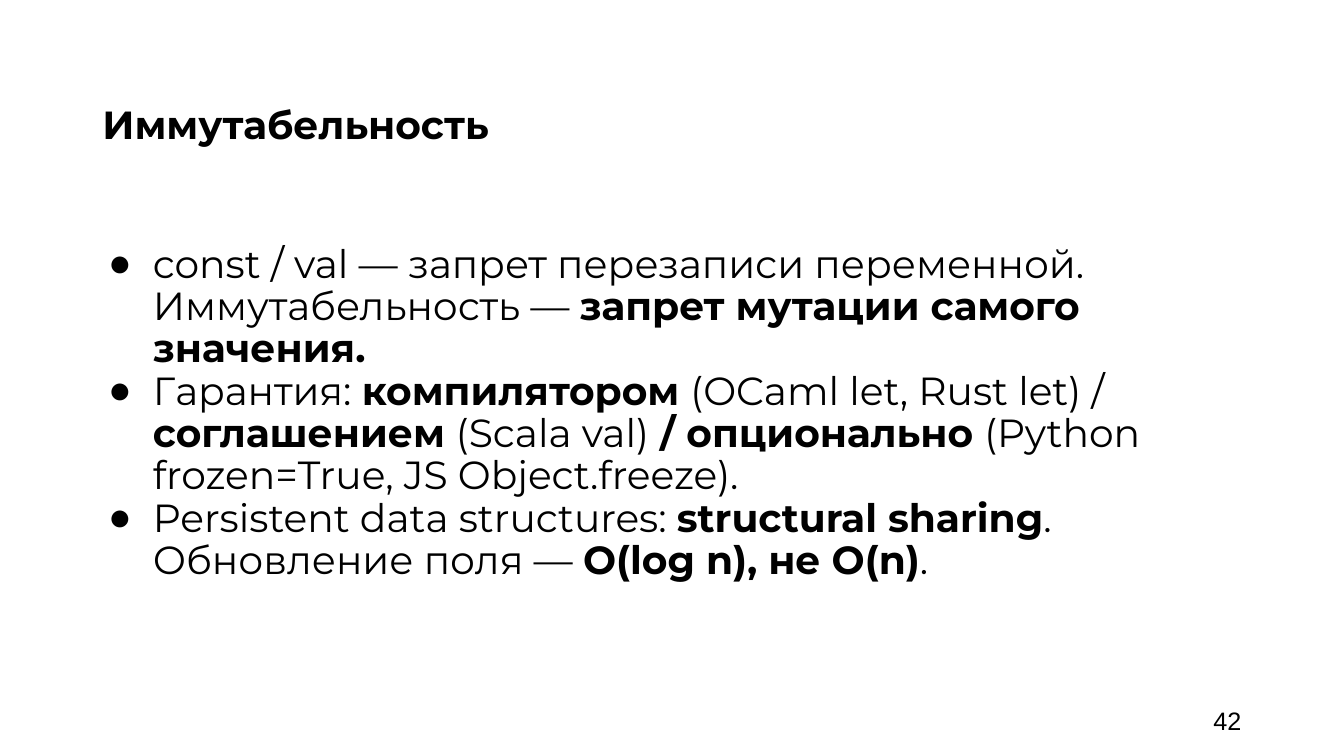
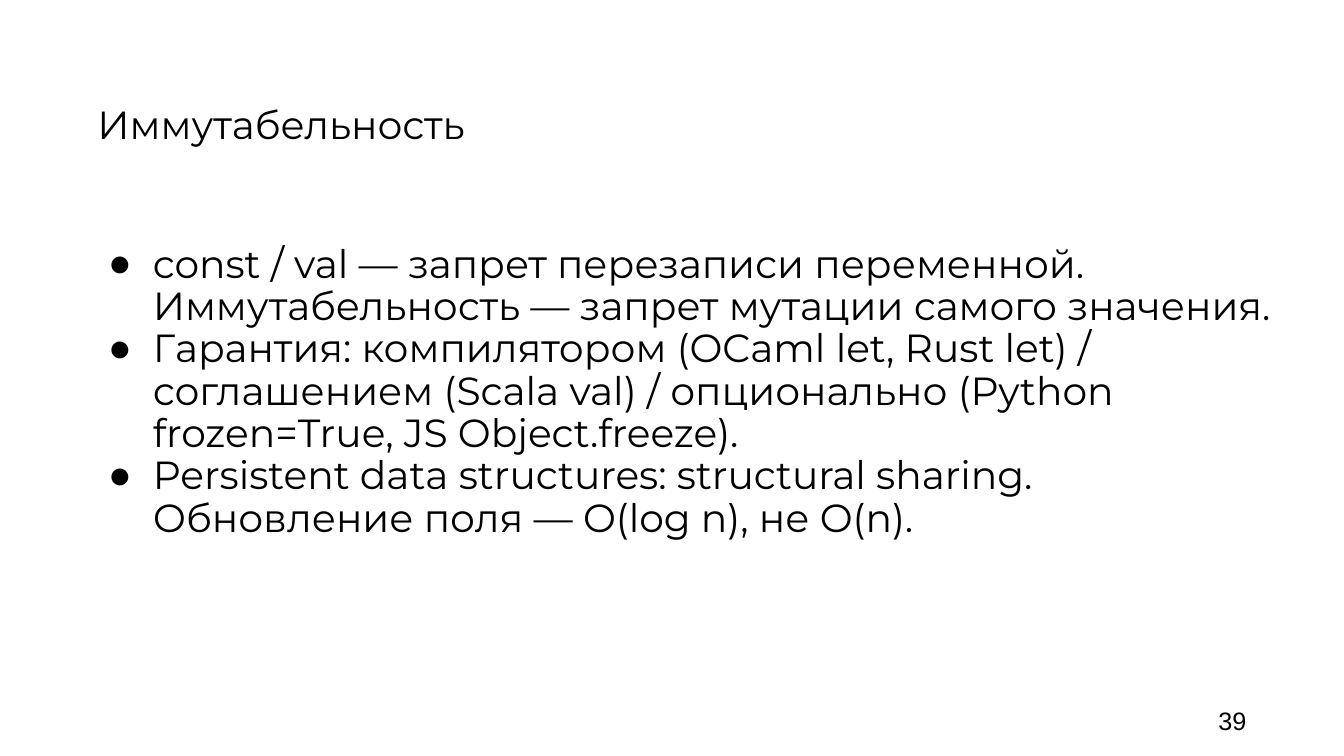
Before and after one commit to argent-smith/presentations, a slide deck: slide 39 of FP_Talk_2026/nastachku/presentation.pptx (slide 42 before the commit). Drawn at 1344x756 pixels with LibreOffice and Linux fonts; fonts in the diff are those of the drawing; background and template pictures are left out. Boxes give left, top, right and bottom in pixels: in the first picture for what was removed or moved away, otherwise in the second. Text is boxed around its words. In the diff, an @@ line names an element or a change of style, - is before the commit and + after.

```diff
--- a/FP_Talk_2026/nastachku/presentation.pptx
+++ b/FP_Talk_2026/nastachku/presentation.pptx
@@ text "Иммутабельность" at <box>97,109,464,147</box>: bold off @@
@@ text "const / val — запрет ..." at <box>153,249,1270,540</box>: bold off in "запрет мутации самого значения.", "компилятором соглашением / опционально", "structural sharing. O(log n), не O(n)." @@
@@ page number removed at <box>1213,712,1241,730</box> @@
-42
@@ page number added at <box>1218,712,1246,731</box>, 18 pt, text #000000 @@
+39
```
Also in this commit, not shown: 16 other slides changed, 42 slides added, 34 slides removed, 13 other files.
